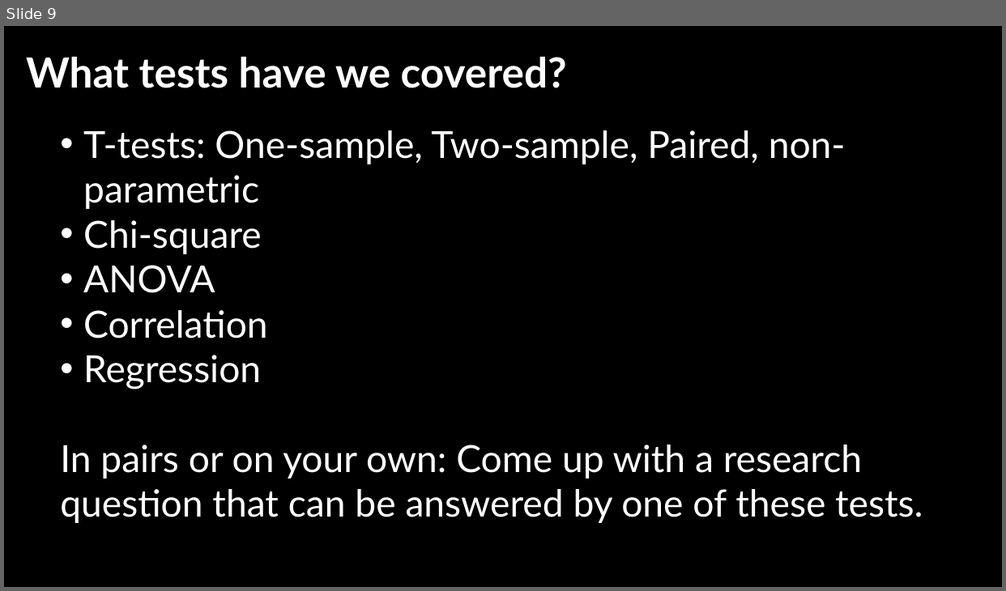
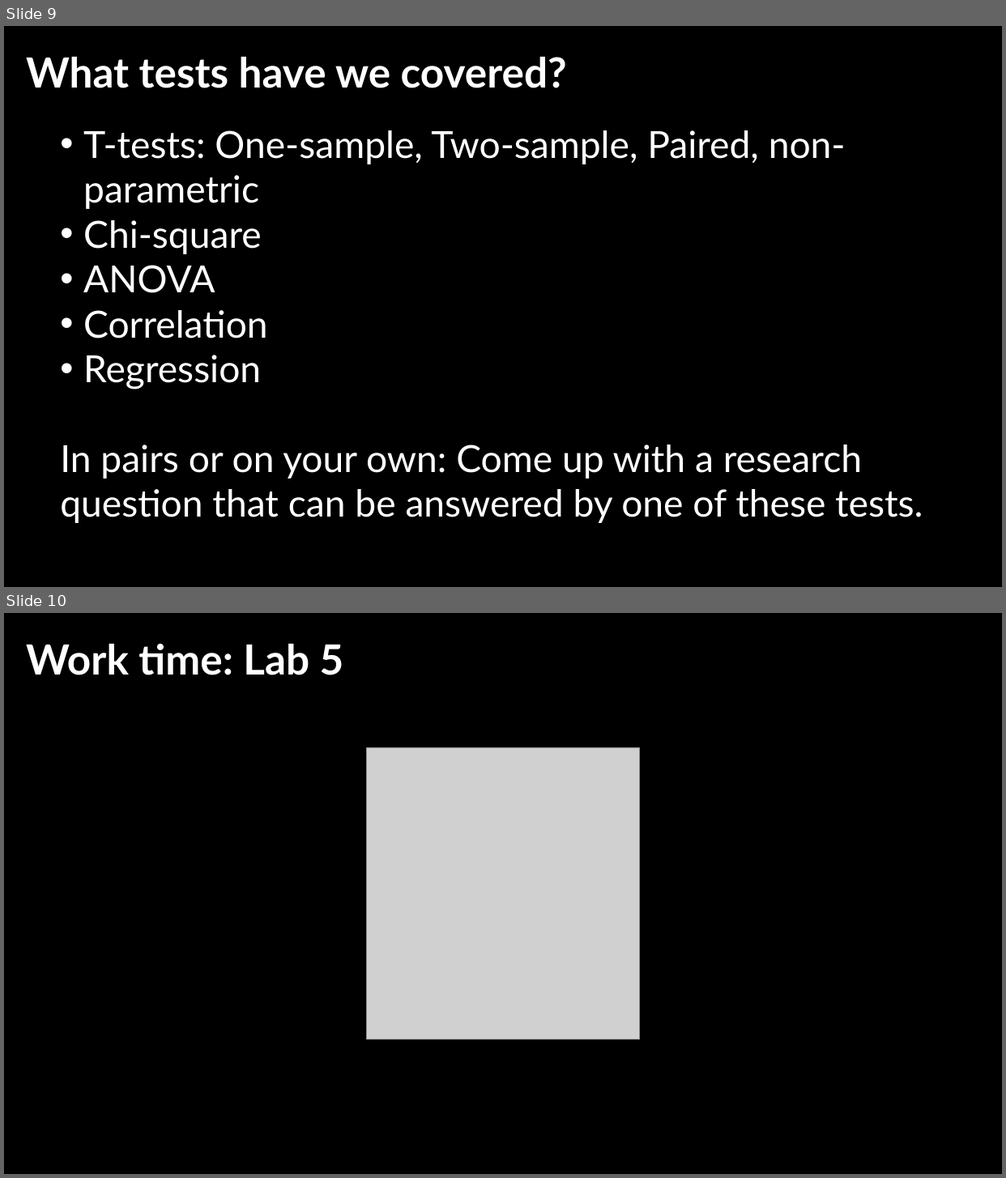
Before and after one commit to jshannon75/geog4300, a slide deck: in_class_slides/geog4300_W11-1 Univariate regression.pptx. Shown one above the other, each under a label of ours: slide 9 before the commit, slides 9 and 10 after it. The pictures are 1006x591 and 1006x1178 pixels, drawn with LibreOffice and Linux fonts; fonts in the diff are those of the drawing; grey boxes stand for pictures; background and template pictures are left out. Boxes give left, top, right and bottom in pixels: in the first picture for what was removed or moved away, otherwise in the second. Text is boxed around its words. In the diff, an @@ line names an element or a change of style, - is before the commit and + after.

```diff
--- a/in_class_slides/geog4300_W11-1 Univariate regression.pptx
+++ b/in_class_slides/geog4300_W11-1 Univariate regression.pptx
@@ slide 10 added at [4,613,1002,1174], background picture (left out) @@
@@ text added at [26,644,344,675], 40 pt, text #FFFFFF, bold @@
+Work time: Lab 5
@@ picture added at [366,747,640,1041] @@
```
Also in this commit, not shown: 1 slide changed.
